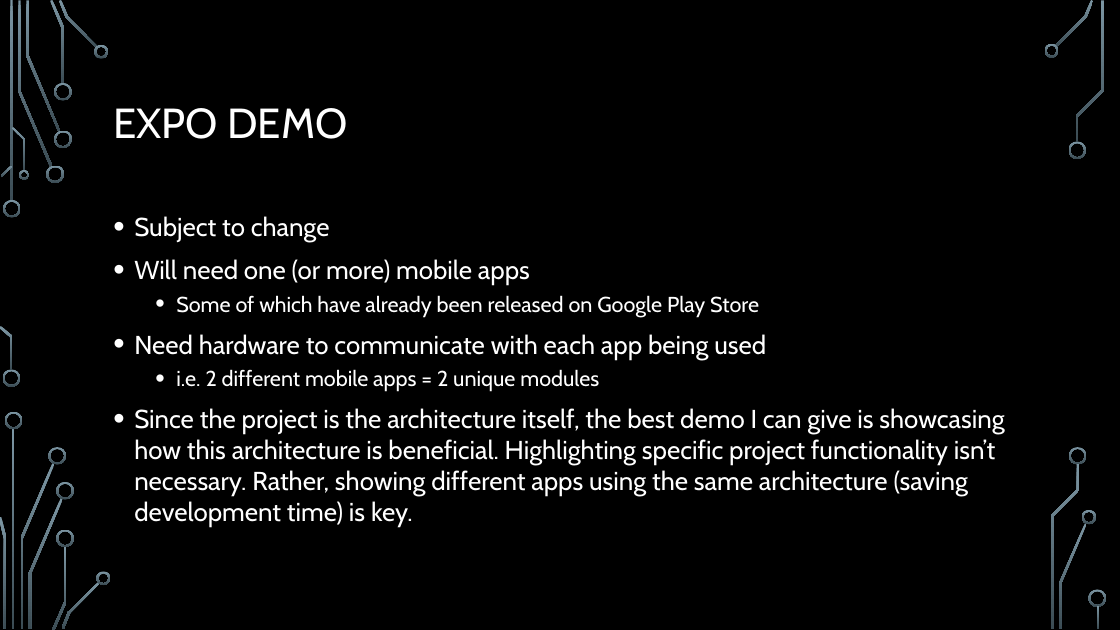
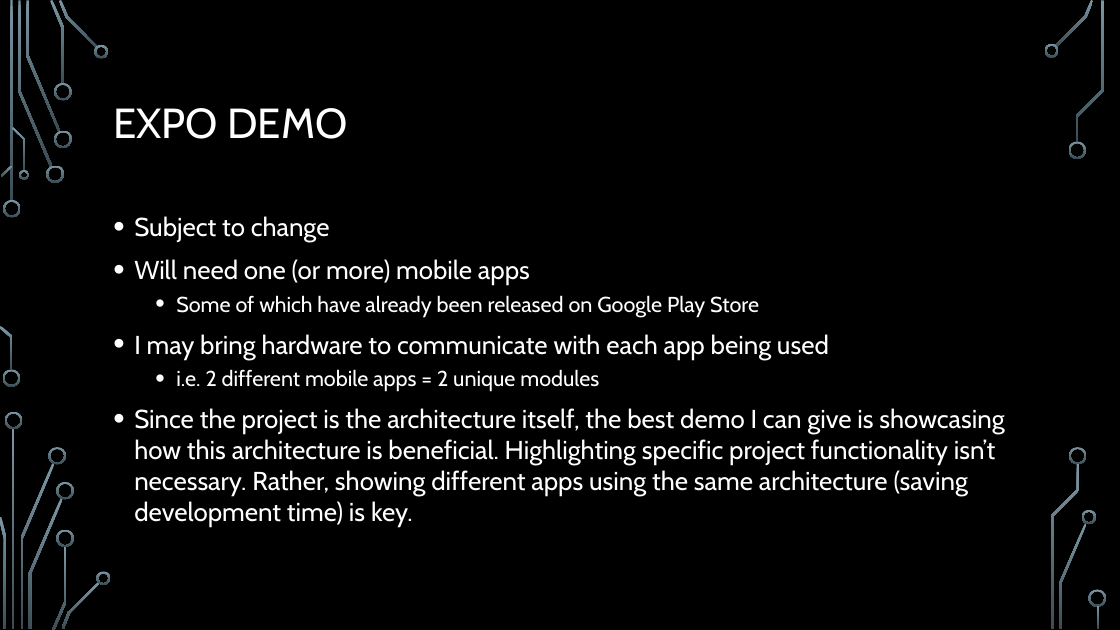
Before and after one commit to JPEG1/Senior-Design, a slide deck: slide 14 of CapstonePresentation_oosterjm.pptx (slide 13 before the commit). Drawn at 1120x630 pixels with LibreOffice and Linux fonts; fonts in the diff are those of the drawing; background and template pictures are left out. Boxes give left, top, right and bottom in pixels: in the first picture for what was removed or moved away, otherwise in the second. Text is boxed around its words. In the diff, an @@ line names an element or a change of style, - is before the commit and + after.

Commit message:
Some modifications to the capstone presentation slides. Added a demo UI spec to the repo.

```diff
--- a/CapstonePresentation_oosterjm.pptx
+++ b/CapstonePresentation_oosterjm.pptx
@@ text at [134, 334, 829, 359]: text changed @@
-• Need hardware to communicate with each app being used
+• I may bring hardware to communicate with each app being used
```
Also in this commit, not shown: 4 other slides changed, 1 slide added, 5 other files.
